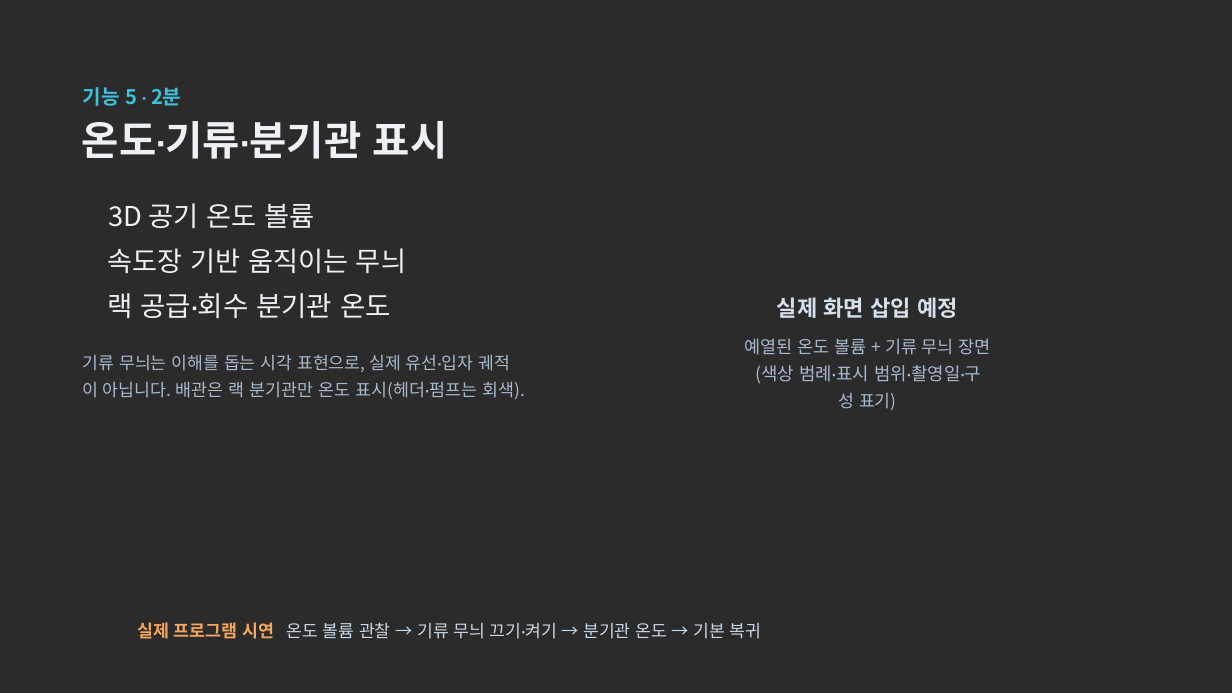
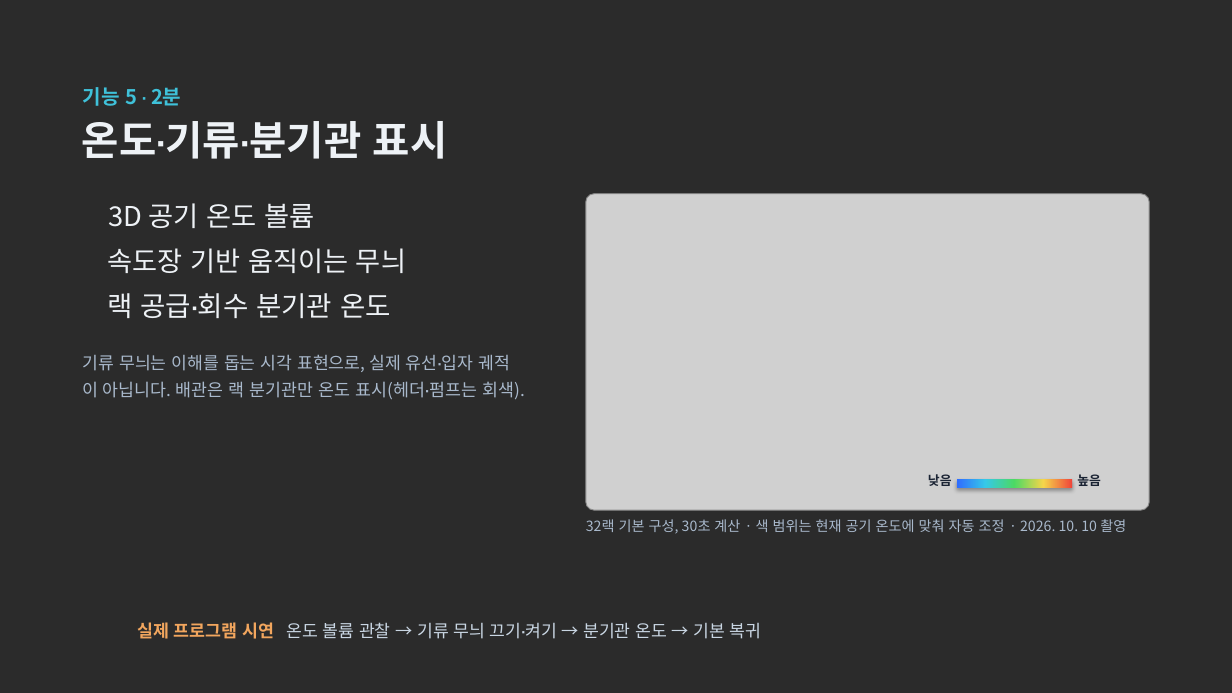
Before and after one commit to dongkimyeon/VRG_TermProj, a slide deck: slide 8 of Presentation/AI 데이터센터 냉각 디지털 트윈 — 중간발표 (편집용).pptx. Drawn at 1232x693 pixels with LibreOffice and Linux fonts; fonts in the diff are those of the drawing; grey boxes stand for pictures; background and template pictures are left out; a plain dark background stands for a picture behind light text. Boxes give left, top, right and bottom in pixels: in the first picture for what was removed or moved away, otherwise in the second. Text is boxed around its words. In the diff, an @@ line names an element or a change of style, - is before the commit and + after.

```diff
--- a/Presentation/AI 데이터센터 냉각 디지털 트윈 — 중간발표 (편집용).pptx
+++ b/Presentation/AI 데이터센터 냉각 디지털 트윈 — 중간발표 (편집용).pptx
@@ picture added at (586, 194, 1150, 510) @@
@@ text removed at (777, 297, 958, 318) @@
-실제 화면 삽입 예정
@@ text removed at (745, 338, 991, 355) @@
-예열된 온도 볼륨 + 기류 무늬 장면
@@ text removed at (755, 365, 981, 384) @@
-(색상 범례·표시 범위·촬영일·구
@@ text removed at (838, 393, 897, 410) @@
-성 표기)
@@ text added at (928, 474, 952, 486), 10 pt, text #1A2333, bold @@
+낮음
@@ text added at (1077, 474, 1101, 486), 10 pt, text #1A2333, bold @@
+높음
@@ rectangle added at (957, 480, 1072, 489), fill gradient #2F6BFF to #35C8E8 to #4CD964 to #F5D54A to #F0453A @@
@@ text added at (586, 519, 1126, 534), 11 pt, text #A9B9CC @@
+32랙 기본 구성, 30초 계산 · 색 범위는 현재 공기 온도에 맞춰 자동 조정 · 2026. 10. 10 촬영
```
Also in this commit, not shown: 4 other slides changed.
